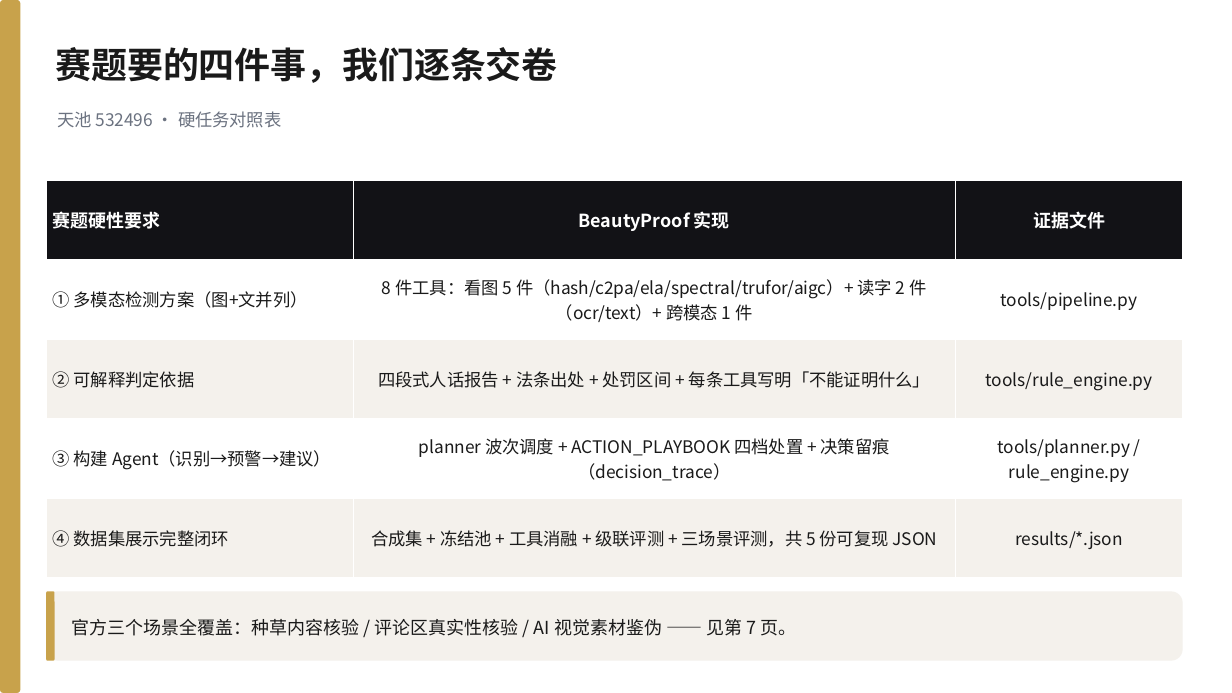
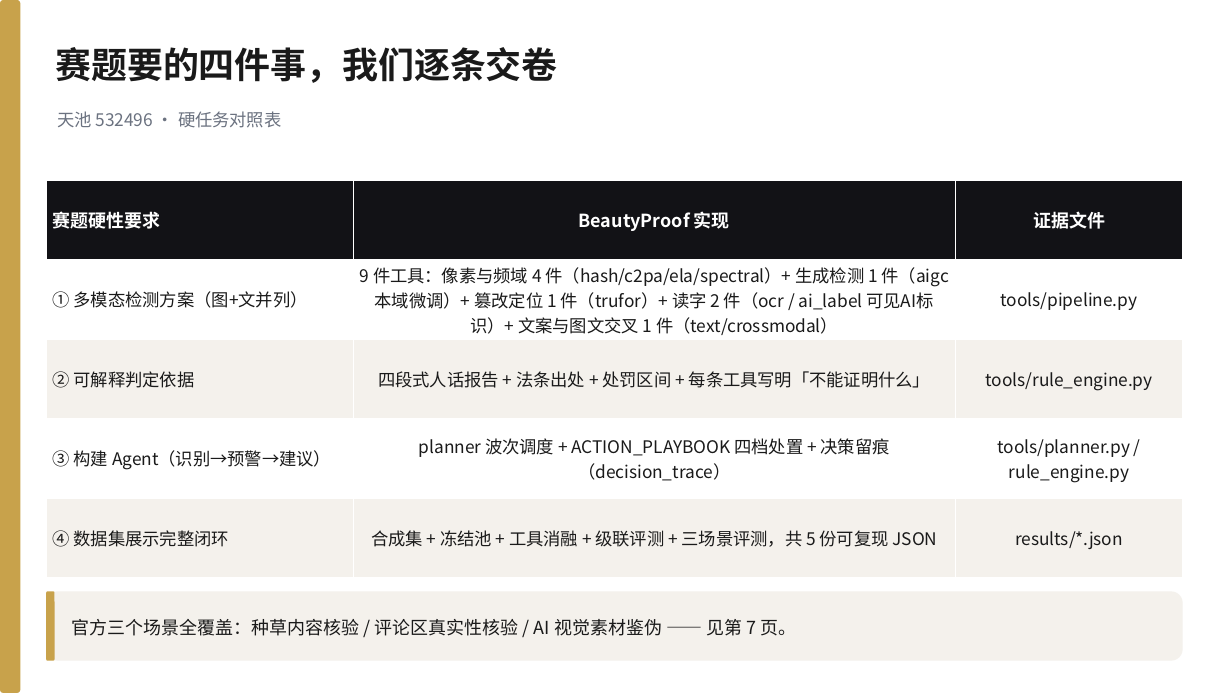
Before and after one commit to 566614/loreal-hackathon-beautyproof, a slide deck: slide 4 of docs/BeautyProof_答辩PPT.pptx. Drawn at 1232x693 pixels with LibreOffice and Linux fonts; fonts in the diff are those of the drawing. Boxes give left, top, right and bottom in pixels: in the first picture for what was removed or moved away, otherwise in the second. Text is boxed around its words. In the diff, an @@ line names an element or a change of style, - is before the commit and + after.

Commit message:
feat(ai_label): 第九件工具「可见AI标识」补模型盲区 + 12屏演示视频成片 + PPT 21页 + 跨风格零样本评测

```diff
--- a/docs/BeautyProof_答辩PPT.pptx
+++ b/docs/BeautyProof_答辩PPT.pptx
@@ table at (46, 180, 1183, 578) @@
-row 2, column 2: 8 件工具：看图 5 件（hash/c2pa/ela/spectral/trufor/aigc）+ 读字 2 件（ocr/text）+ 跨模态 1 件
+row 2, column 2: 9 件工具：像素与频域 4 件（hash/c2pa/ela/spectral）+ 生成检测 1 件（aigc 本域微调）+ 篡改定位 1 件（trufor）+ 读字 2 件（ocr / ai_label 可见AI标识）+ 文案与图文交叉 1 件（text/crossmodal）
```
Also in this commit, not shown: 9 other slides changed, 1 slide added, 17 other files.
